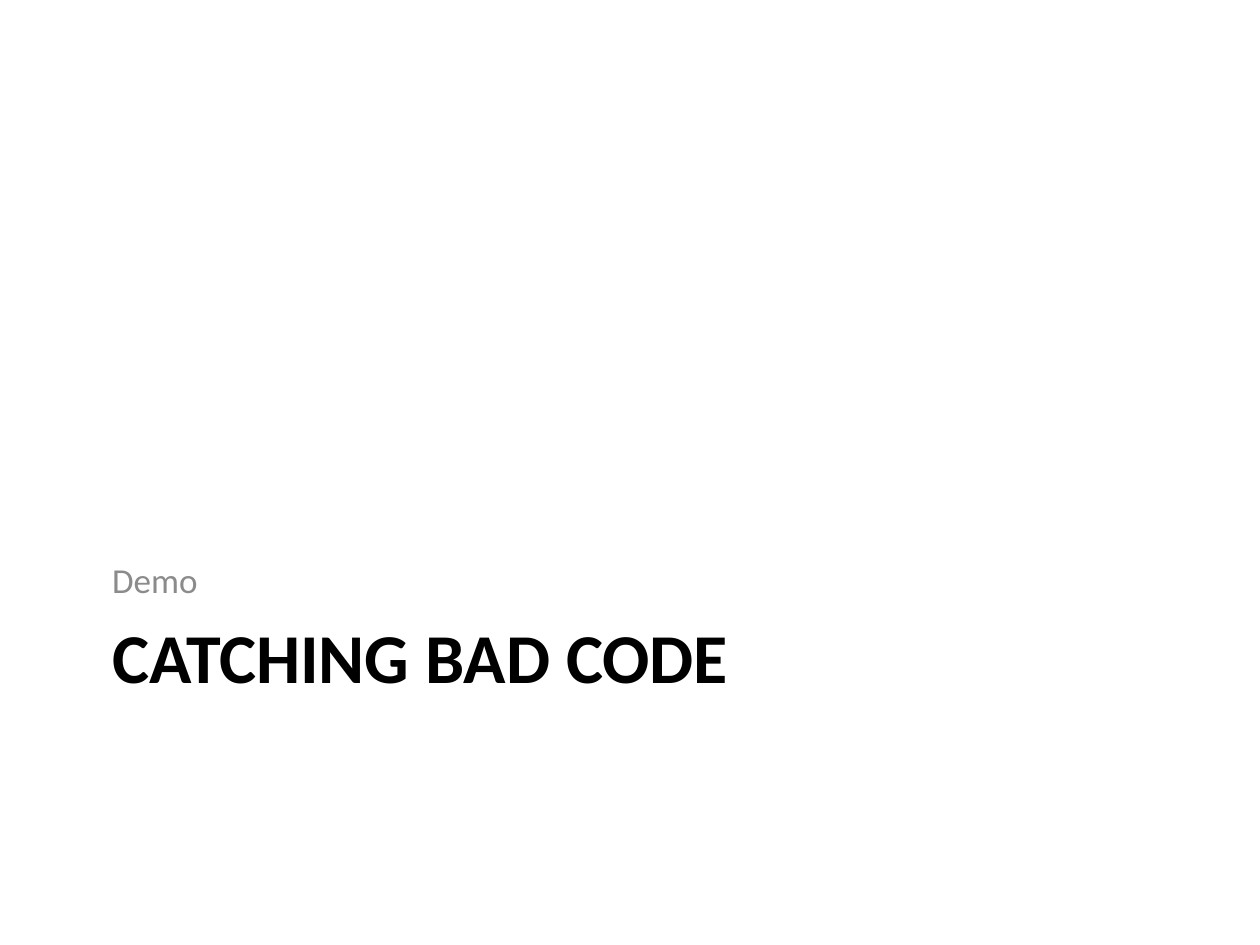
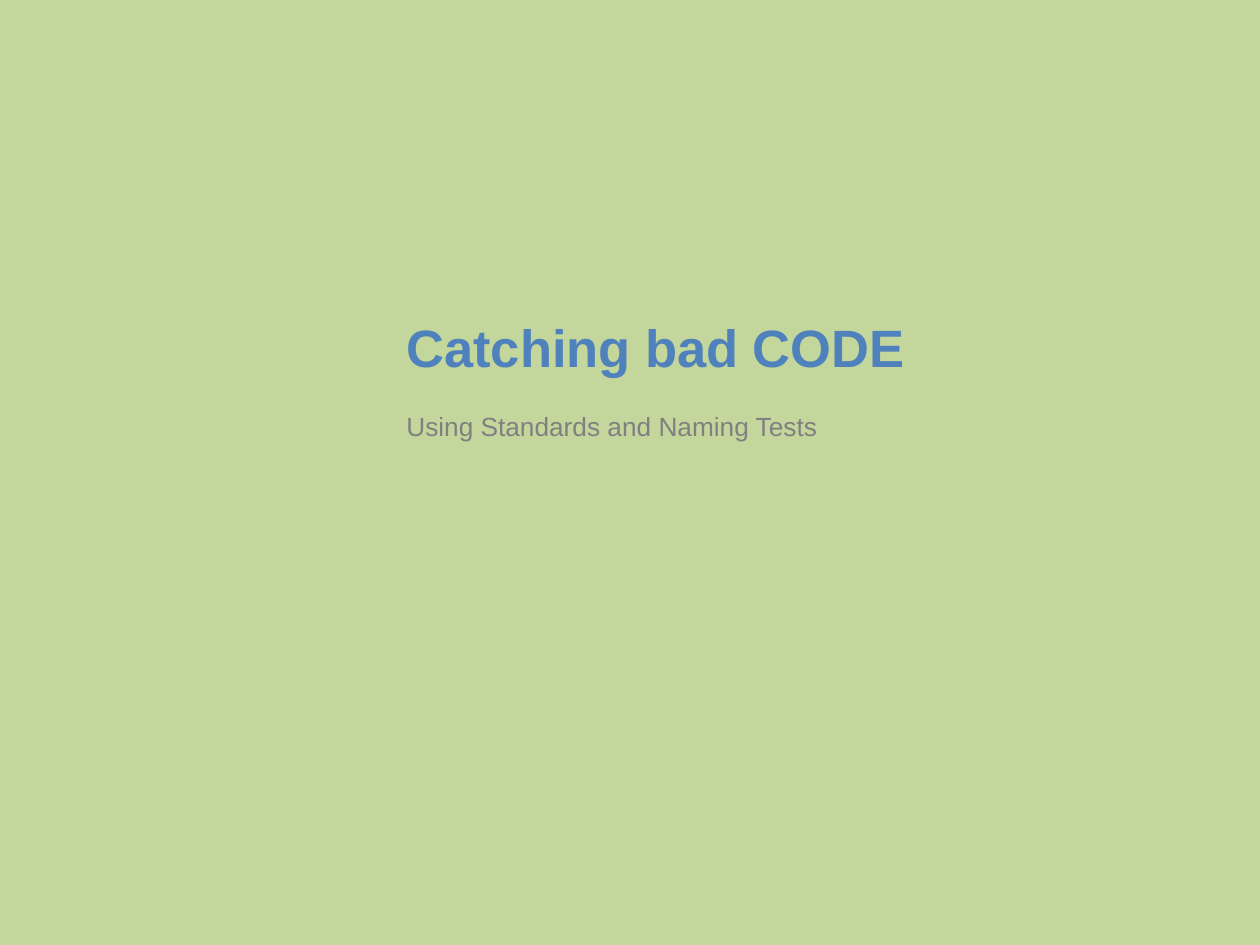
Before and after one commit to way0utwest/UnitTestingTSQL, a slide deck: slide 20 of UnitTestingTSQL.pptx. Drawn at 1260x945 pixels with LibreOffice and Linux fonts; fonts in the diff are those of the drawing. Boxes give left, top, right and bottom in pixels: in the first picture for what was removed or moved away, otherwise in the second. Text is boxed around its words. In the diff, an @@ line names an element or a change of style, - is before the commit and + after.

```diff
--- a/UnitTestingTSQL.pptx
+++ b/UnitTestingTSQL.pptx
@@ background #FFFFFF to #C3D69B @@
@@ title "Catching bad CODE" at (406,329,905,378): vertical alignment top to bottom @@
@@ title at (406,329,905,378): text changed; size 40 to 30 pt; font Calibri to Arial; text colour #000000 to #4F81BD @@
-CATCHING BAD CODE
+Catching bad CODE
@@ text "Using Standards and Naming Tests" at (406,417,817,441): vertical alignment bottom to top @@
@@ text at (406,417,817,441): text changed; size 20 to 15 pt; font Calibri to Arial; text colour #8C8C8C to #808080 @@
-Demo
+Using Standards and Naming Tests
```
Also in this commit, not shown: 23 other slides changed, 2 slides added, 2 slides removed, 10 other files.
